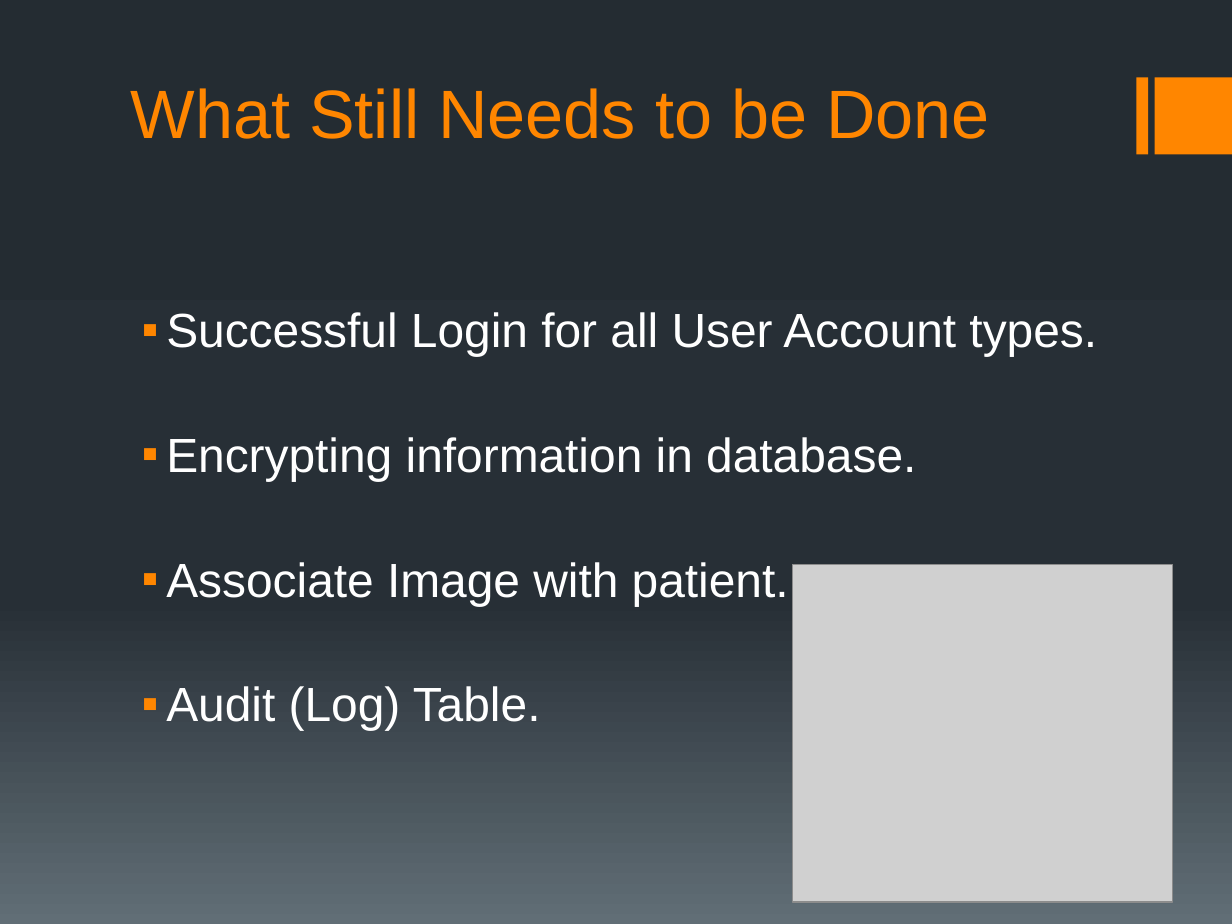
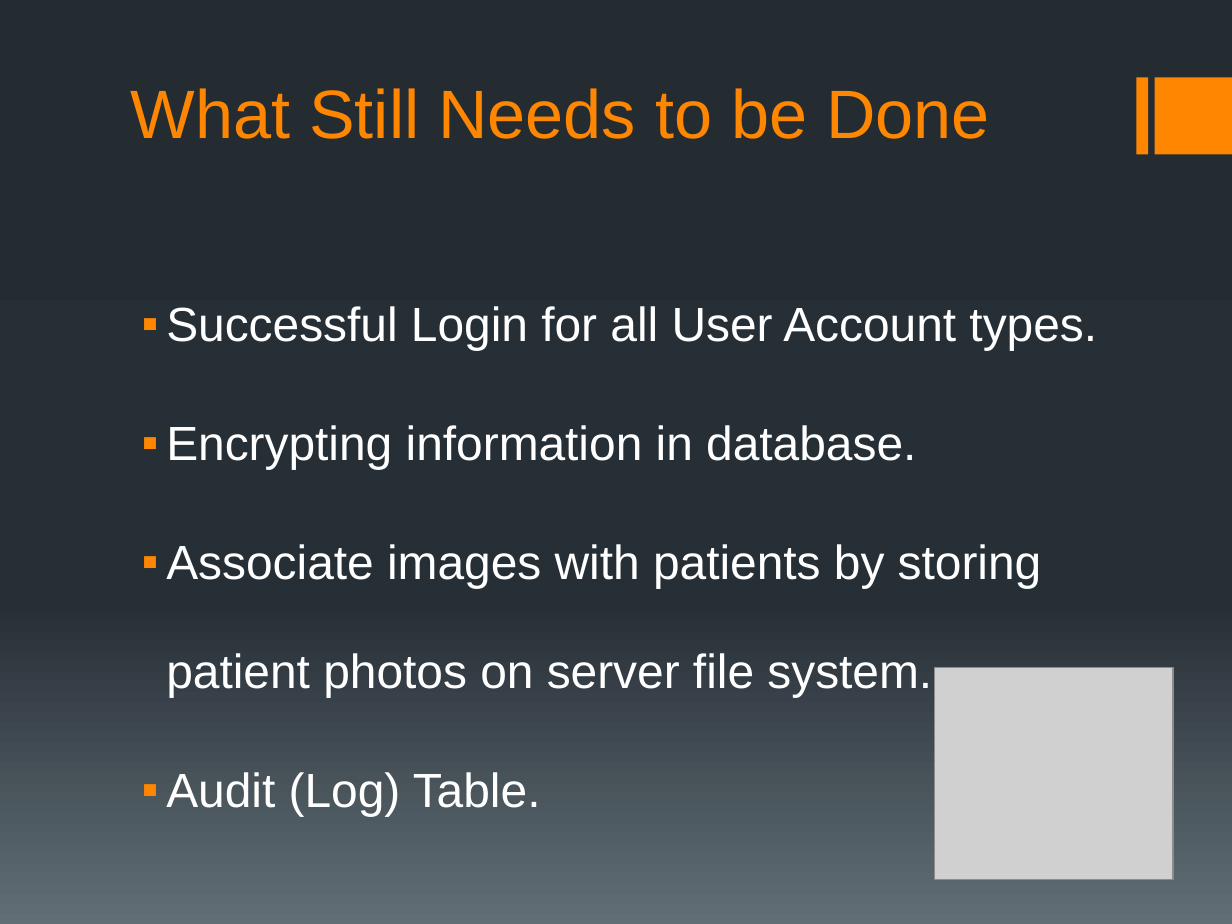
Before and after one commit to rmkane/semrs, a slide deck: slide 8 of MidTerm/Midterm_presentation_SEMRS.pptx. Drawn at 1232x924 pixels with LibreOffice and Linux fonts; fonts in the diff are those of the drawing; grey boxes stand for pictures. Boxes give left, top, right and bottom in pixels: in the first picture for what was removed or moved away, otherwise in the second. Text is boxed around its words. In the diff, an @@ line names an element or a change of style, - is before the commit and + after.

```diff
--- a/MidTerm/Midterm_presentation_SEMRS.pptx
+++ b/MidTerm/Midterm_presentation_SEMRS.pptx
@@ text at bbox=[166, 306, 1097, 817]: line spacing 2 to 1.9 @@
@@ text at bbox=[166, 544, 1042, 698]: text changed @@
-▪ Associate Image with patient.
+▪ Associate images with patients by storing patient photos on server file system.
@@ picture: place and size @@
-picture at bbox=[792, 564, 1173, 902]
+picture at bbox=[934, 668, 1173, 880]
```
Also in this commit, not shown: 3 other slides changed, 1 slide added, 1 slide removed, 3 other files.
